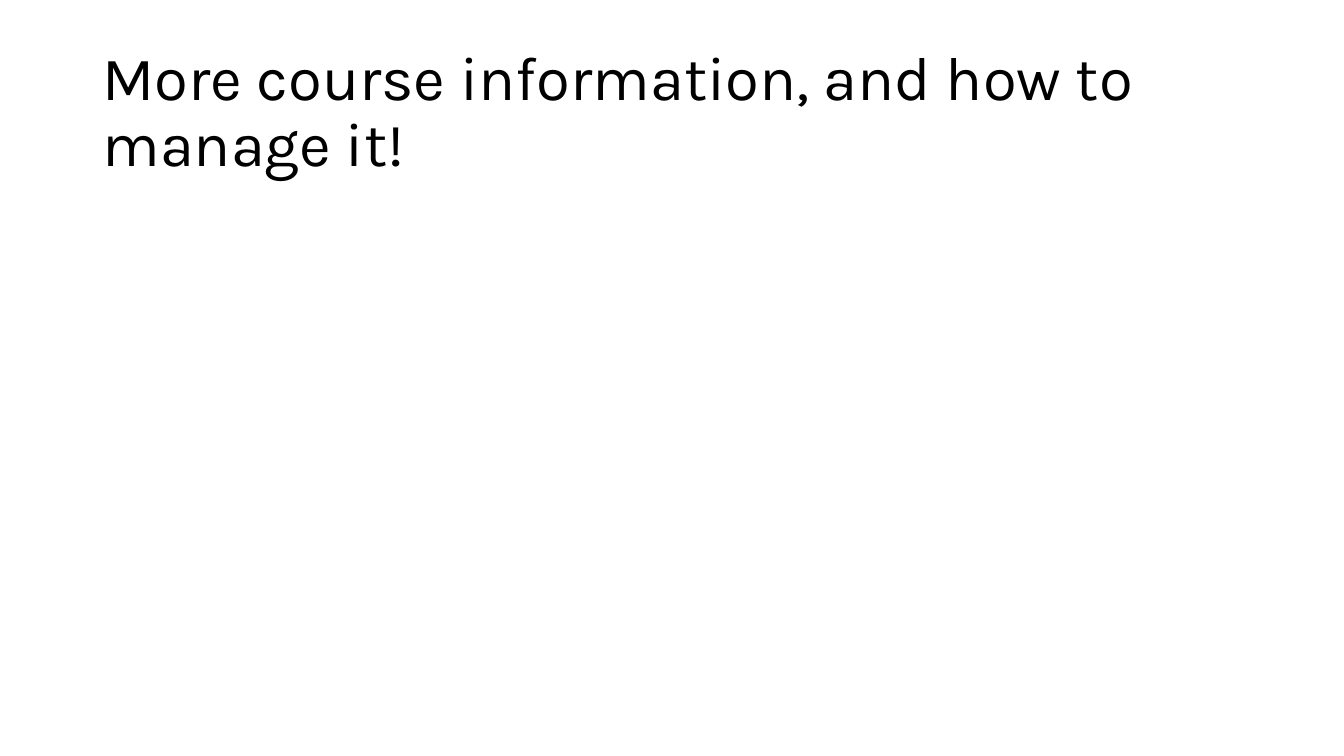
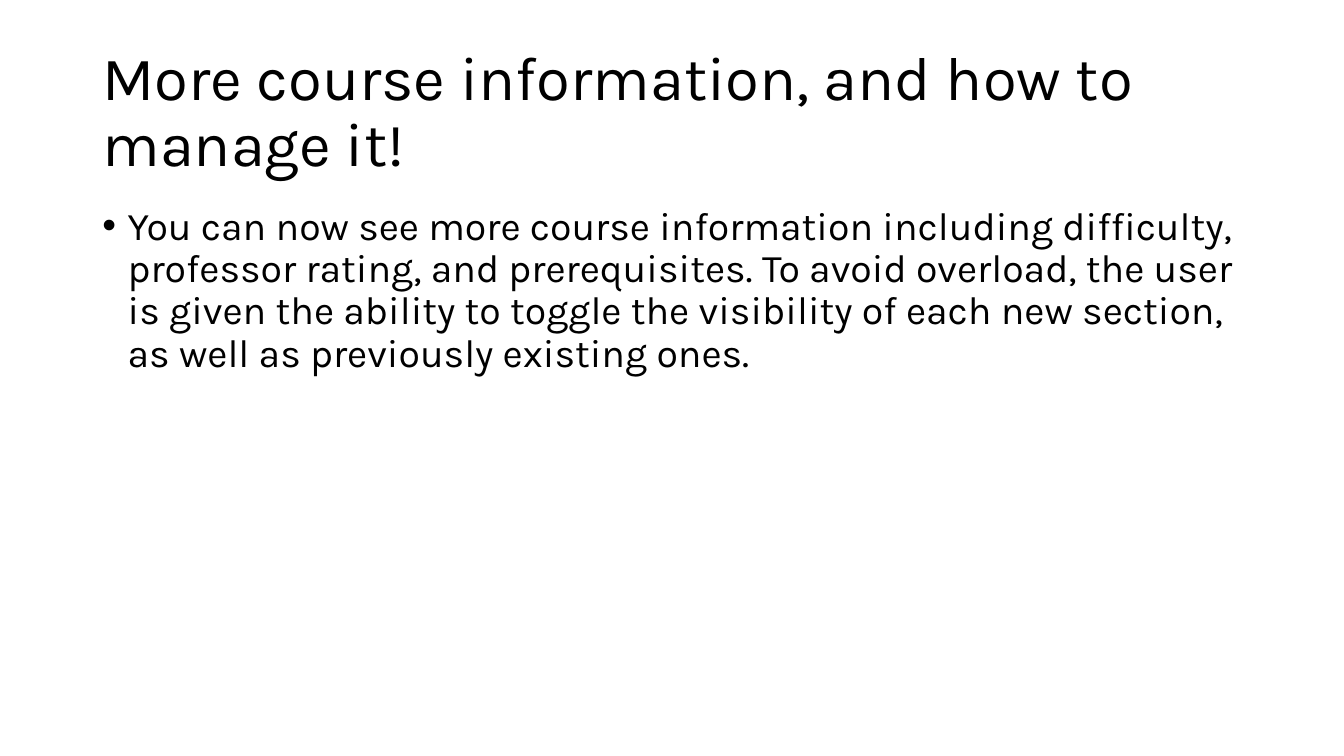
Before and after one commit to calder46/Source-Website, a slide deck: slide 6 of The art and science of developing interesting solutions.pptx (slide 7 before the commit). Drawn at 1344x756 pixels with LibreOffice and Linux fonts; fonts in the diff are those of the drawing. Boxes give left, top, right and bottom in pixels: in the first picture for what was removed or moved away, otherwise in the second. Text is boxed around its words. In the diff, an @@ line names an element or a change of style, - is before the commit and + after.

```diff
--- a/The art and science of developing interesting solutions.pptx
+++ b/The art and science of developing interesting solutions.pptx
@@ text added at box(128, 213, 1232, 377), 28 pt, text #000000 @@
+• You can now see more course information including difficulty, professor rating, and prerequisites. To avoid overload, the user is given the ability to toggle the visibility of each new section, as well as previously existing ones.
```
Also in this commit, not shown: 2 other slides changed, 1 slide added.
